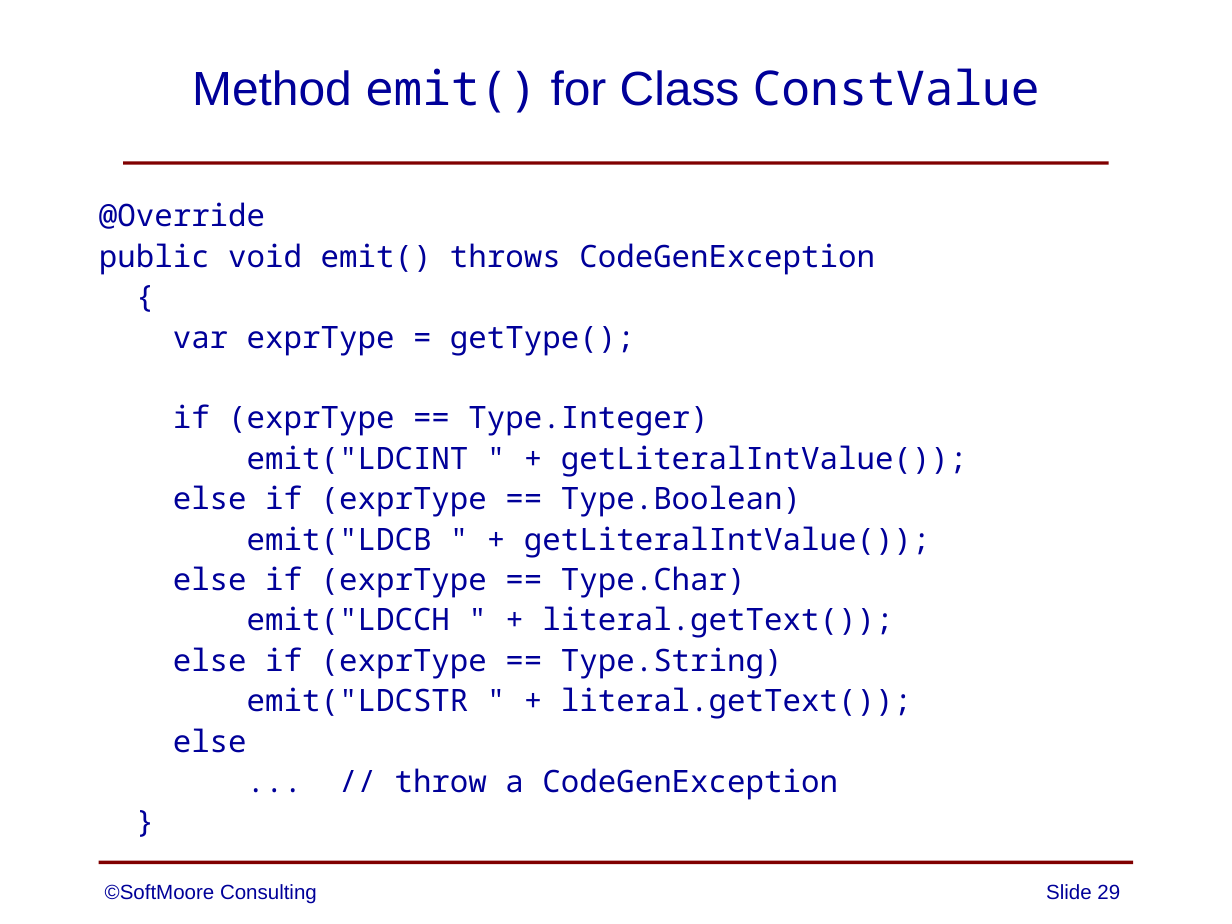
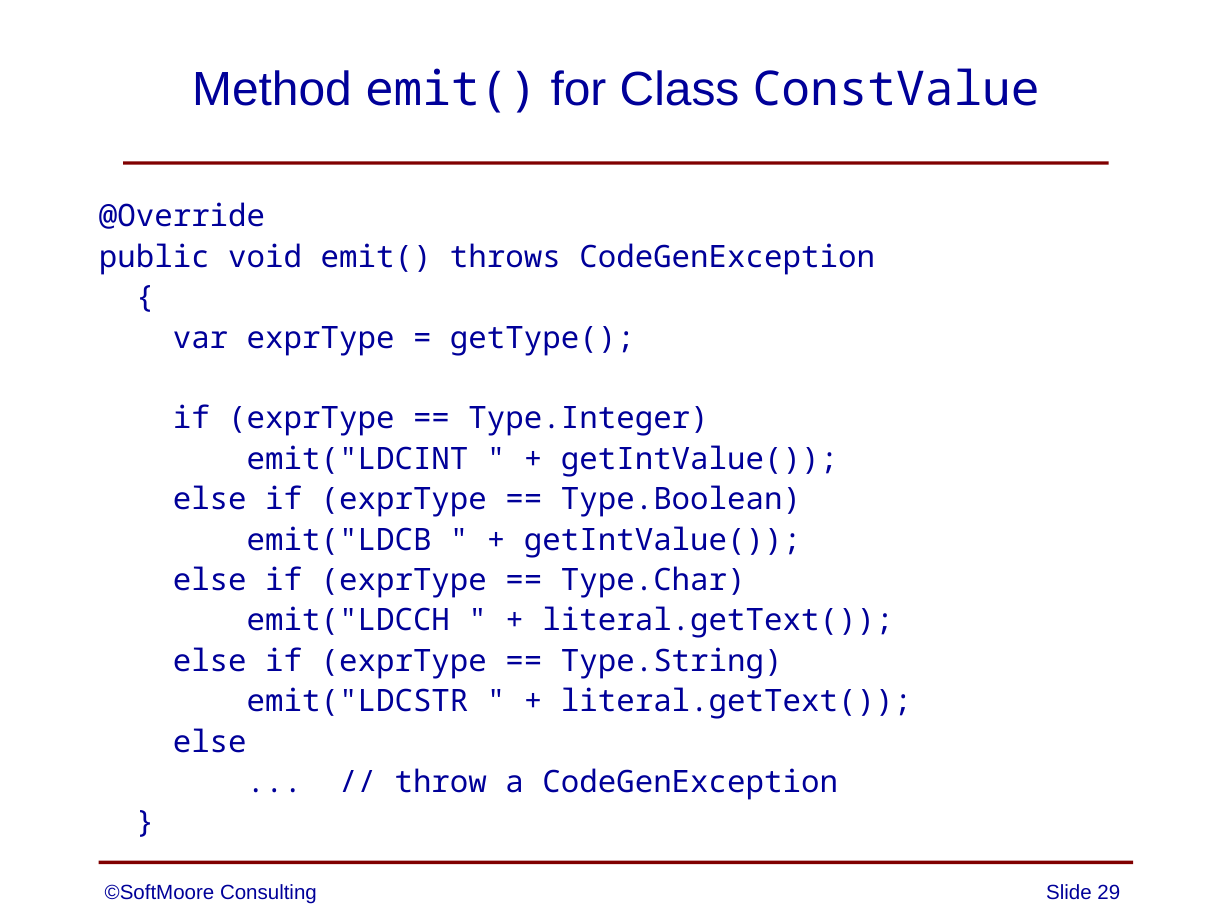
Before and after one commit to SoftMoore/CPRL-Java-3rd, a slide deck: slide 29 of PowerPoints/11 - Code Generation.pptx. Drawn at 1232x924 pixels with LibreOffice and Linux fonts; fonts in the diff are those of the drawing. Boxes give left, top, right and bottom in pixels: in the first picture for what was removed or moved away, otherwise in the second. Text is boxed around its words. In the diff, an @@ line names an element or a change of style, - is before the commit and + after.

```diff
--- a/PowerPoints/11 - Code Generation.pptx
+++ b/PowerPoints/11 - Code Generation.pptx
@@ text at (247,445,838,477): text changed @@
-  emit("LDCINT " + getLiteralIntValue());
+  emit("LDCINT " + getIntValue());
@@ text at (247,526,801,558): text changed @@
-  emit("LDCB " + getLiteralIntValue());
+  emit("LDCB " + getIntValue());
```
Also in this commit, not shown: 1 other slide changed.
